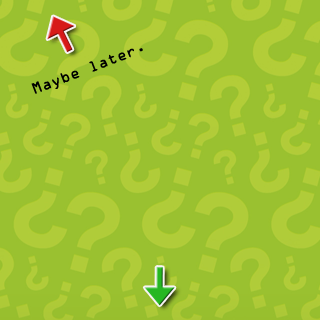
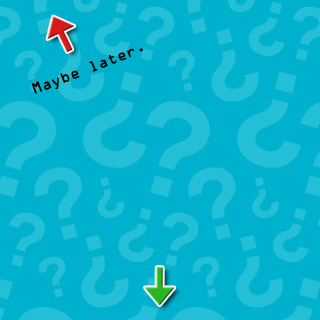
The second 320x320 image is a revision of the first. Changes to its layers:
added layer "Layer 1" above "Hidden-4" over [0, 0, 320, 320]
hid "Hidden-3" over [0, 0, 320, 320]
